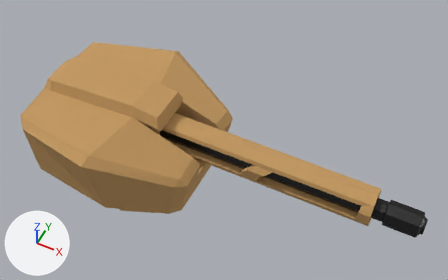
Two versions of the Blender file Assets/Models/Gatling Turret.blend, one commit apart.
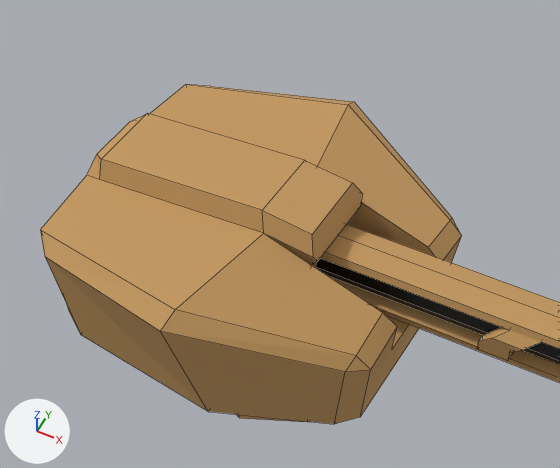
The first picture shows the older version from a 50 mm camera at (2.42, -3.07, 4.21) aimed at (0.79, 0.18, 0.15). The close-ups show both versions on the part from 0% to 63% of the width and 0% to 84% of the height of that picture. Arrows for +X, +Y and +Z are at lower left; the lights stay in place. The close-ups show mesh edges as thin lines.

Names of what the first close-up shows: 'Barrel', 'Barrel Guard', 'Turret'.
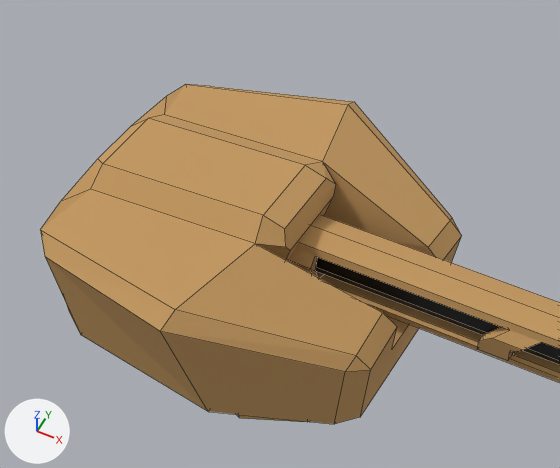
Diff of the bpy script that builds the scene:
```diff
--- a/Assets/Models/Gatling Turret.blend.py
+++ b/Assets/Models/Gatling Turret.blend.py
@@ me_cube @@
 # used by ob_turret; location = (0.0, 0.0, 0.0); scale = (0.7, 0.7, 0.336)
-me_cube.from_pydata(...)  # 50 vertices, 42 faces; spans x -1.13..1.09, y -1.12..1.12, z -1.0..1.72
+me_cube.from_pydata(...)  # 50 vertices, 42 faces; spans x -1.13..1.09, y -1.12..1.12, z -1.0..1.64
+# me_cube part 1: 18 of 50 vertices moved; they spanned x -1.13..0.54, y -0.3..0.3, z 1.2..1.72 and now span x -1.13..0.35, y -0.57..0.57, z 1.2..1.64; mean shift (-0.06, 0.0, -0.04); largest move (-1.13, -0.3, 1.27) -> (-1.13, -0.57, 1.27)
 me_cube.materials.append(mat_khaki)
@@ me_cylinder_001 @@
 # used by ob_barrel_guard; location = (1.084, 0.0, 0.236); rotation_euler = (0.0, 1.571, 0.0), in degrees (0, 90, 0); scale = (0.14, 0.143, 1.11)
-me_cylinder_001.from_pydata(...)  # 120 vertices, 54 faces; spans x -1.08..1.21, y -1.0..1.0, z -1.0..1.0
+me_cylinder_001.from_pydata(...)  # 114 vertices, 72 faces; spans x -1.08..1.21, y -1.0..1.0, z -1.0..1.0
+# me_cylinder_001 part 2
+# 18 vertices are removed from x -0.59..0.06, y -0.73..0.73, z -0.7..0.91
+# 26 faces are deleted
+# 12 vertices are added at x -0.59..0.05, y -0.72..0.72, z -0.7..0.91
+# 44 new faces join them
 me_cylinder_001.materials.append(mat_khaki)
```

Changed parts and their boxes (x1, y1, x2, y2) in the close-ups (560 x 468 px; the box of a moved part takes in the faces that stretch with it):
'Barrel Guard', reshaped
    before: (311, 224, 560, 383)
    after: (288, 215, 560, 383)
part 1 of me_cube, moved or reshaped
    both: (42, 84, 427, 314)
part 2 of me_cylinder_001, built on
    before: (312, 262, 560, 378)
    after: (311, 256, 560, 378)
